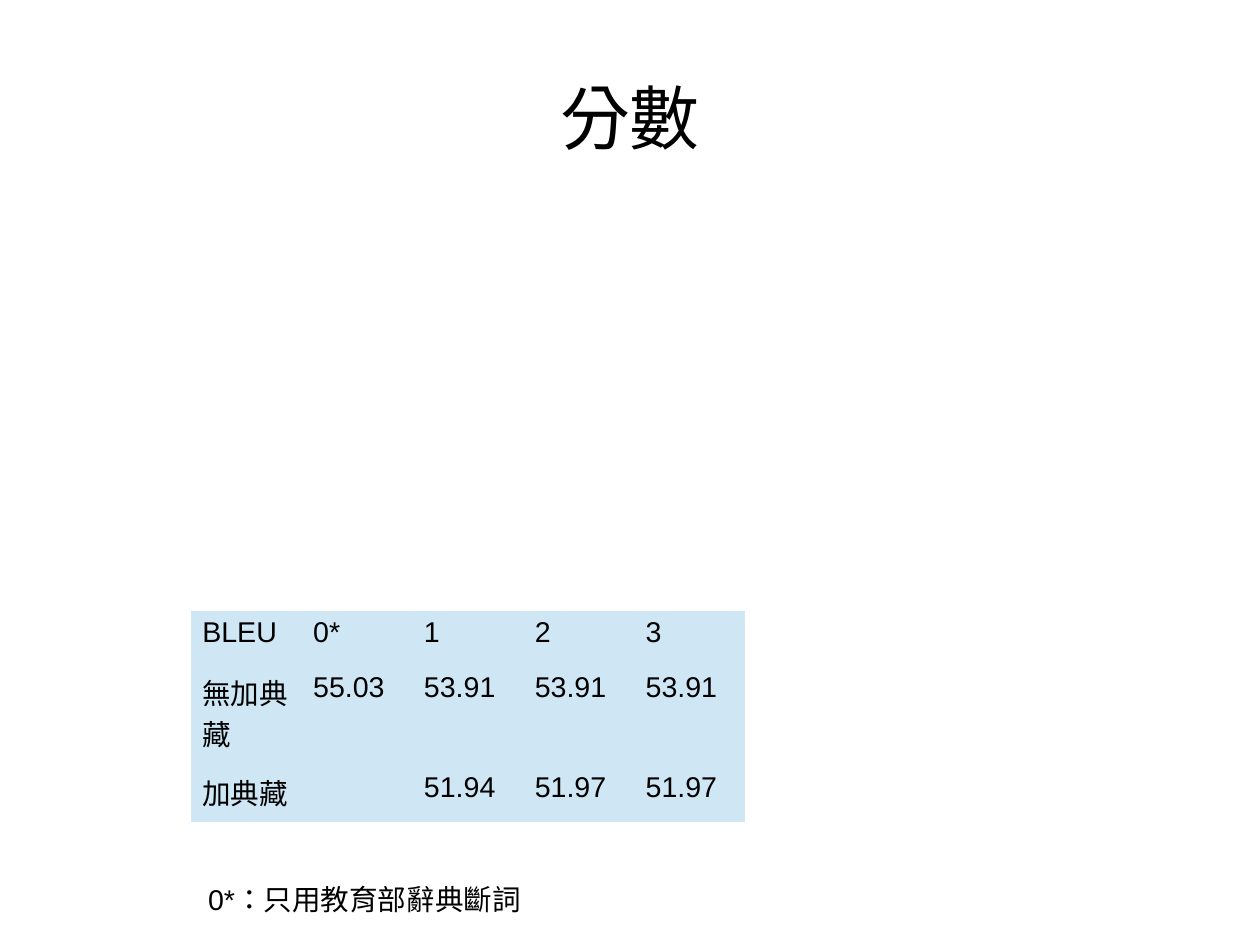
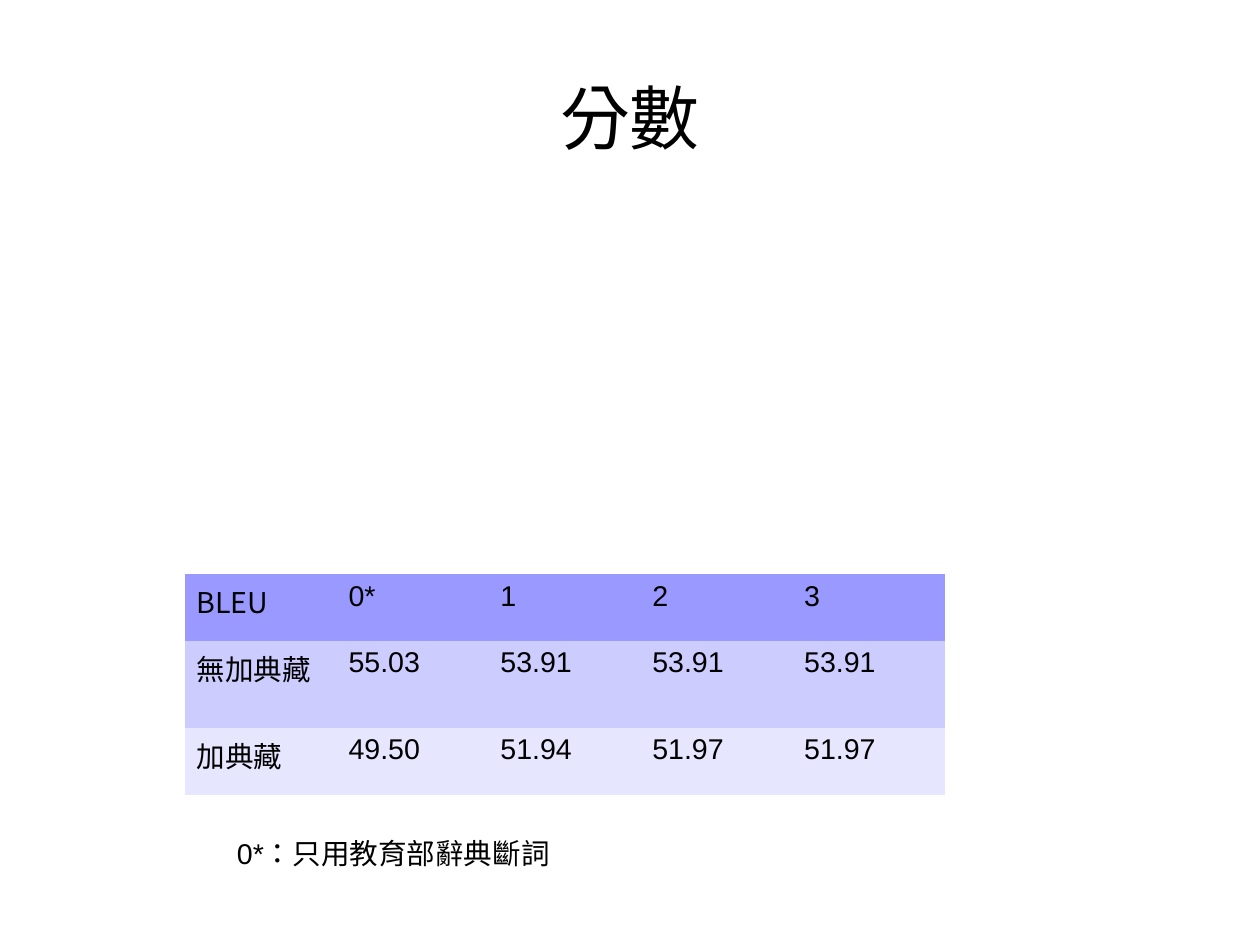
Before and after one commit to sih4sing5hong5/po3-ko3_tau5-iann2-phinn3, a slide deck: slide 27 of 翻譯報告.odp. Drawn at 1260x945 pixels with LibreOffice and Linux fonts; fonts in the diff are those of the drawing. Boxes give left, top, right and bottom in pixels: in the first picture for what was removed or moved away, otherwise in the second. Text is boxed around its words. In the diff, an @@ line names an element or a change of style, - is before the commit and + after.

Commit message:
加一个實驗分數 丞宏

```diff
--- a/翻譯報告.odp
+++ b/翻譯報告.odp
@@ table at bbox=[185, 575, 946, 796] @@
-row 3, column 2: 
+row 3, column 2: 49.50
@@ fill #CFE7F5 to #9999FF in row 1 @@
@@ fill #CFE7F5 to #CCCCFF in row 2 @@
@@ fill #CFE7F5 to #E6E6FF in row 3 @@
@@ font Arial to Noto Sans CJK SC in "BLEU" @@
@@ table: place and size @@
-table at bbox=[191, 611, 745, 822]
+table at bbox=[185, 575, 946, 796]
@@ text "0*：只用教育部辭典斷詞": place and size @@
-text "0*：只用教育部辭典斷詞" at bbox=[208, 887, 521, 913]
+text "0*：只用教育部辭典斷詞" at bbox=[237, 842, 550, 867]
```
Also in this commit, not shown: 3 other slides changed.
